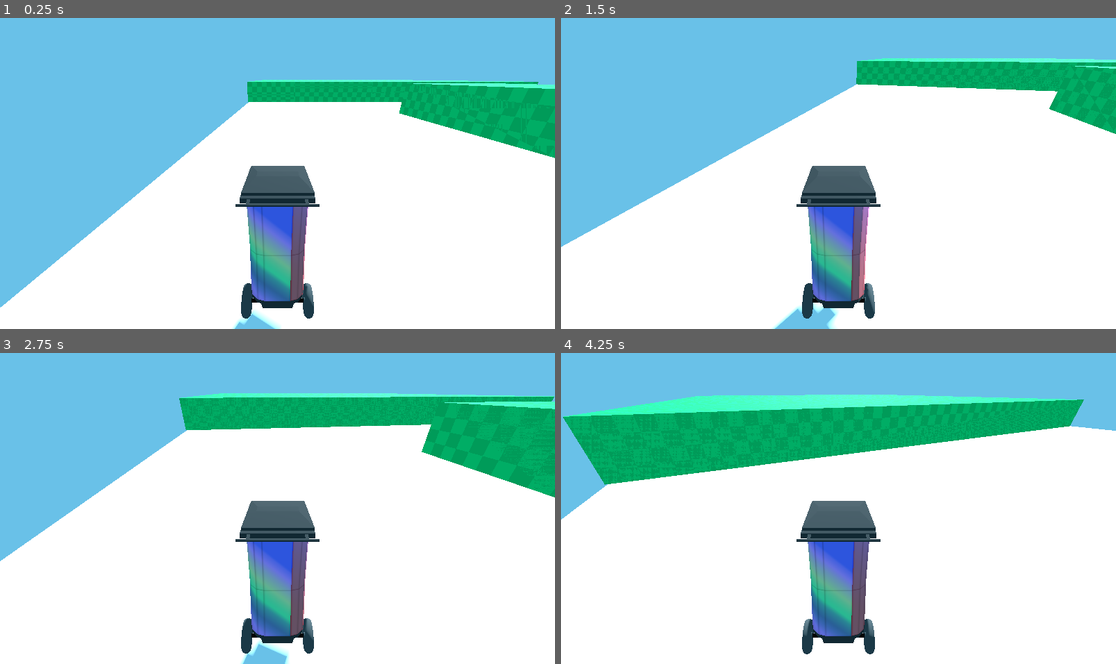
Above: before the commit, frames 1-4 (two rows, left to right).
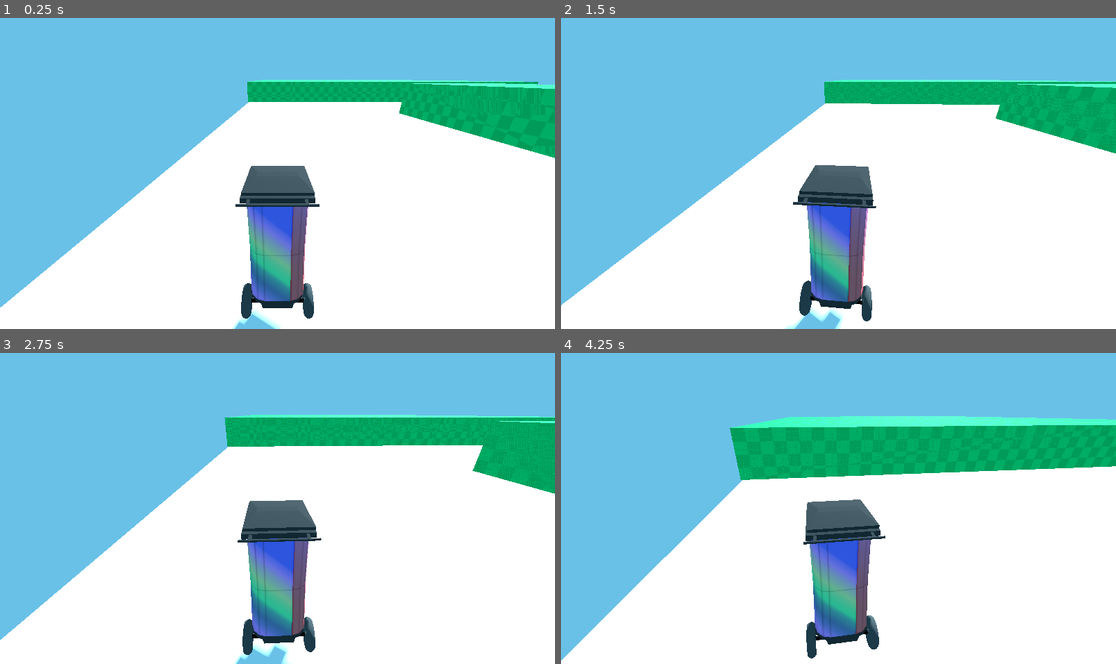
Above: after the commit, the same moments.

Repository: wagenrace/return-to-sender
Game: Godot game, scene res://world.tscn
Same seed, same stepped clock (60 frames per second), same inputs: the game is played once before the commit and once after it.
Inputs (mouse positions are in pixels of both pictures, inside the frame that each line leads up to):
- Up to frame 1 (0.25 s): no input
- Up to frame 2 (1.5 s): tap Enter at 0.5 s; move the mouse to (866, 170) at 0.52 s; hold W (move_forward) from 0.53 s (still down); move the mouse to (810, 173) at 1.27 s
- Up to frame 3 (2.75 s): keep holding W (move_forward); move the mouse to (288, 502) at 2.02 s
- Up to frame 4 (4.25 s): keep holding W (move_forward); move the mouse to (832, 511) at 2.77 s; move the mouse to (877, 511) at 3.52 s

The runs differ from the first frame. In frame 2, 14% of the frame differs, in the area x 0-100%, y 12-100%; in frame 3, 17%; in frame 4, 30%, in the area x 0-100%, y 13-99%.

Commit message:
rotate with left right, independ camera

Diff:
--- a/character.gd
+++ b/character.gd
@@ -2,14 +2,14 @@
 
 const SPEED = 5.0
 const HORIZONTAL_ACCELERATION = 3
-const MAX_SPEED=5
+const ROTATION_SPEED = 2
+const CAMERA_ROTATION_SPEED = .0015
 const WAVE_SPEED=5
 const WAVE_HEIGHT=0.5
 const SEA_LEVEL=1
-# Get the gravity from the project settings to be synced with RigidBody nodes.
-var gravity = ProjectSettings.get_setting("physics/3d/default_gravity")
 
-@onready var camera = $Camera3D
+@onready var camera = $CameraPivot
+@onready var player = $PlayerPivot
 
 func _ready():
 	Input.mouse_mode=Input.MOUSE_MODE_CAPTURED
@@ -17,7 +17,8 @@
 
 func _unhandled_input(_event):
 	if _event is InputEventMouseMotion and Input.mouse_mode==Input.MOUSE_MODE_CAPTURED:
-		rotate_y(-_event.relative.x * .005)
+		camera.rotate_y(-_event.relative.x * CAMERA_ROTATION_SPEED)
+		#TODO clip the camera rotation to the player rotation
 
 func _unhandled_key_input(_event):
 	if Input.is_action_just_pressed("ui_cancel"):
@@ -31,20 +32,21 @@
 	position.y = cos(Time.get_unix_time_from_system() * WAVE_SPEED) * WAVE_HEIGHT + SEA_LEVEL
 
 	# Get the input direction and handle the movement/deceleration.
-	# As good practice, you should replace UI actions with custom gameplay actions.
 	var input_dir = Vector3.ZERO
 	input_dir = Input.get_vector("move_left", "move_right", "move_forward", "move_backward")
 	input_dir=input_dir.normalized()
-	var direction = (transform.basis * Vector3(input_dir.x, 0, input_dir.y)).normalized()
+
+	## Get the forward speed (the y direction of the input)
+	## This is controlled with the w-s up-down
+	var direction = (transform.basis * Vector3(0, 0, input_dir.y)).rotated(Vector3(0, 1, 0), player.rotation.y)
 	direction *= SPEED
 	velocity.x = move_toward(velocity.x,direction.x, HORIZONTAL_ACCELERATION * delta)
 	velocity.z = move_toward(velocity.z,direction.z, HORIZONTAL_ACCELERATION * delta)
 
-	var angle=5
-	#rotation_degrees=Vector3(input_dir.normalized().y*angle,rotation_degrees.y,-input_dir.normalized().x*angle)
-	var t = delta * 6
-	if Input.mouse_mode==Input.MOUSE_MODE_CAPTURED:
-		rotation_degrees=rotation_degrees.lerp(Vector3(input_dir.normalized().y*angle,rotation_degrees.y,-input_dir.normalized().x*angle),t)
-
+	## Get rotation (the x direction of the input)
+	## This is controlled with a-d left-right
+	## We apply it to the player AND the camera so the camera follows the player
+	player.rotation.y -= input_dir.x * delta * ROTATION_SPEED
+	camera.rotation.y -= input_dir.x * delta * ROTATION_SPEED
 	move_and_slide()
 	force_update_transform()
